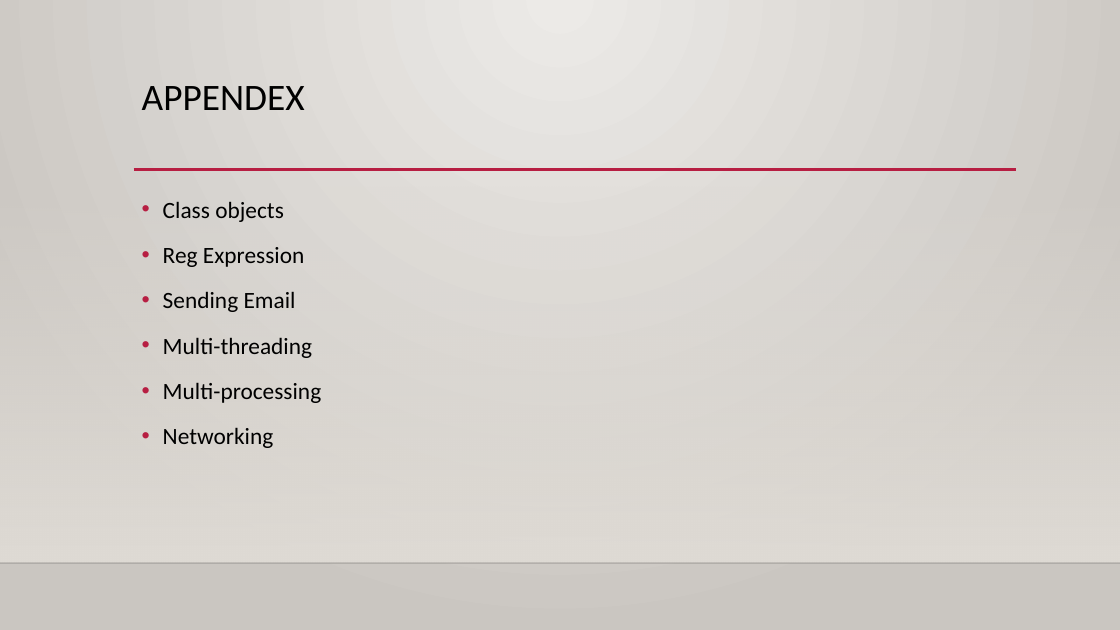
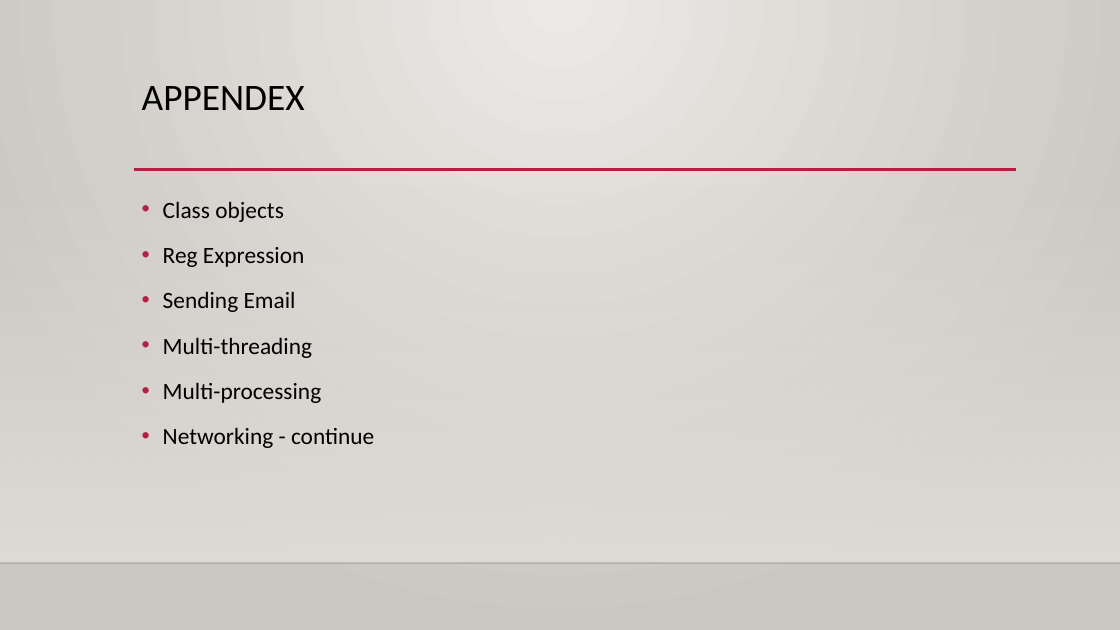
Before and after one commit to KERT-core/pythonEdu, a slide deck: slide 2 of chapter2/Python class II.pptx. Drawn at 1120x630 pixels with LibreOffice and Linux fonts; fonts in the diff are those of the drawing; background and template pictures are left out. Boxes give left, top, right and bottom in pixels: in the first picture for what was removed or moved away, otherwise in the second. Text is boxed around its words. In the diff, an @@ line names an element or a change of style, - is before the commit and + after.

```diff
--- a/chapter2/Python class II.pptx
+++ b/chapter2/Python class II.pptx
@@ text at [163,427,374,448]: text changed @@
-• Networking
+• Networking - continue
```
Also in this commit, not shown: 1 other slide changed, 15 slides added, 6 other files.
